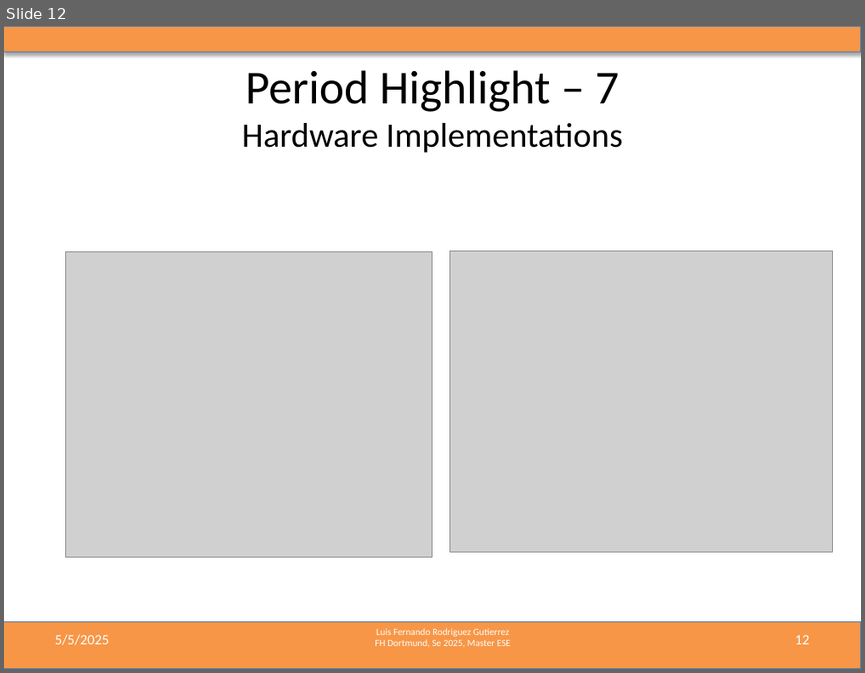
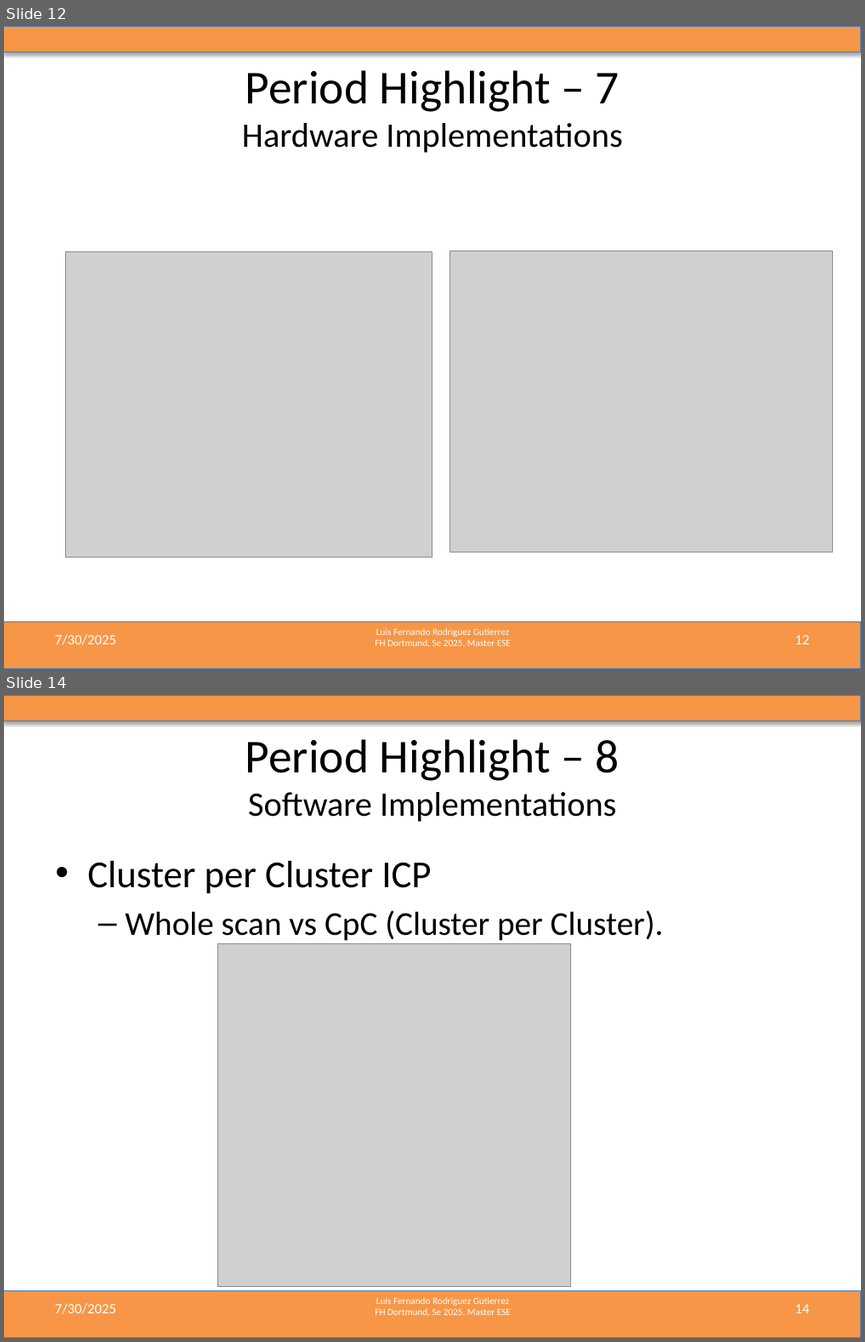
Before and after one commit to LF-RoGu/ResearchProject, a slide deck: 06_PresentationUpdates/Radar_ResearchProject.pptx. Shown one above the other, each under a label of ours: slide 12 before the commit, slides 12 and 14 after it; the slides between them are not shown. The pictures are 865x673 and 865x1342 pixels, drawn with LibreOffice and Linux fonts; fonts in the diff are those of the drawing; grey boxes stand for pictures. Boxes give left, top, right and bottom in pixels: in the first picture for what was removed or moved away, otherwise in the second. Text is boxed around its words. In the diff, an @@ line names an element or a change of style, - is before the commit and + after.

```diff
--- a/06_PresentationUpdates/Radar_ResearchProject.pptx
+++ b/06_PresentationUpdates/Radar_ResearchProject.pptx
@@ slide 14 added at (x1=4, y1=695, x2=861, y2=1338), background #FFFFFF; not listed: 3 template elements that a slide beside it also shows @@
@@ title added at (x1=245, y1=739, x2=619, y2=822), 28.8 pt, text #000000 @@
+Period Highlight – 8
+Software Implementations
@@ text added at (x1=87, y1=861, x2=664, y2=941), 28 pt, text #000000 @@
+• Cluster per Cluster ICP
+  – Whole scan vs CpC (Cluster per Cluster).
@@ picture added at (x1=218, y1=943, x2=571, y2=1287) @@
@@ text added at (x1=55, y1=1303, x2=116, y2=1314), 12 pt, text #FFFFFF @@
+7/30/2025
@@ page number added at (x1=794, y1=1304, x2=809, y2=1313), 12 pt, text #FFFFFF @@
+14
@@ slide 12 changed as well @@
@@ text at (x1=55, y1=634, x2=116, y2=645): text changed @@
-5/5/2025
+7/30/2025
```
Also in this commit, not shown: 13 other slides changed, 4 other slides added, 1 other file.
